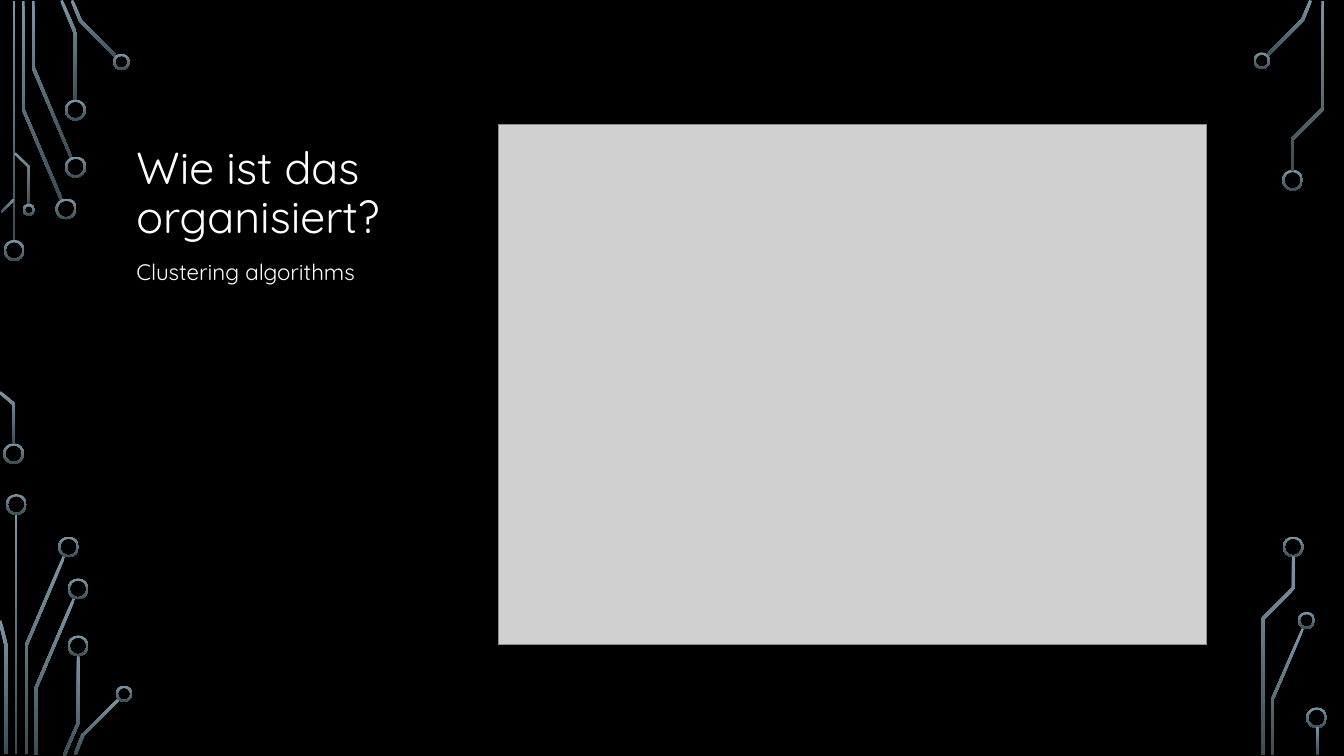
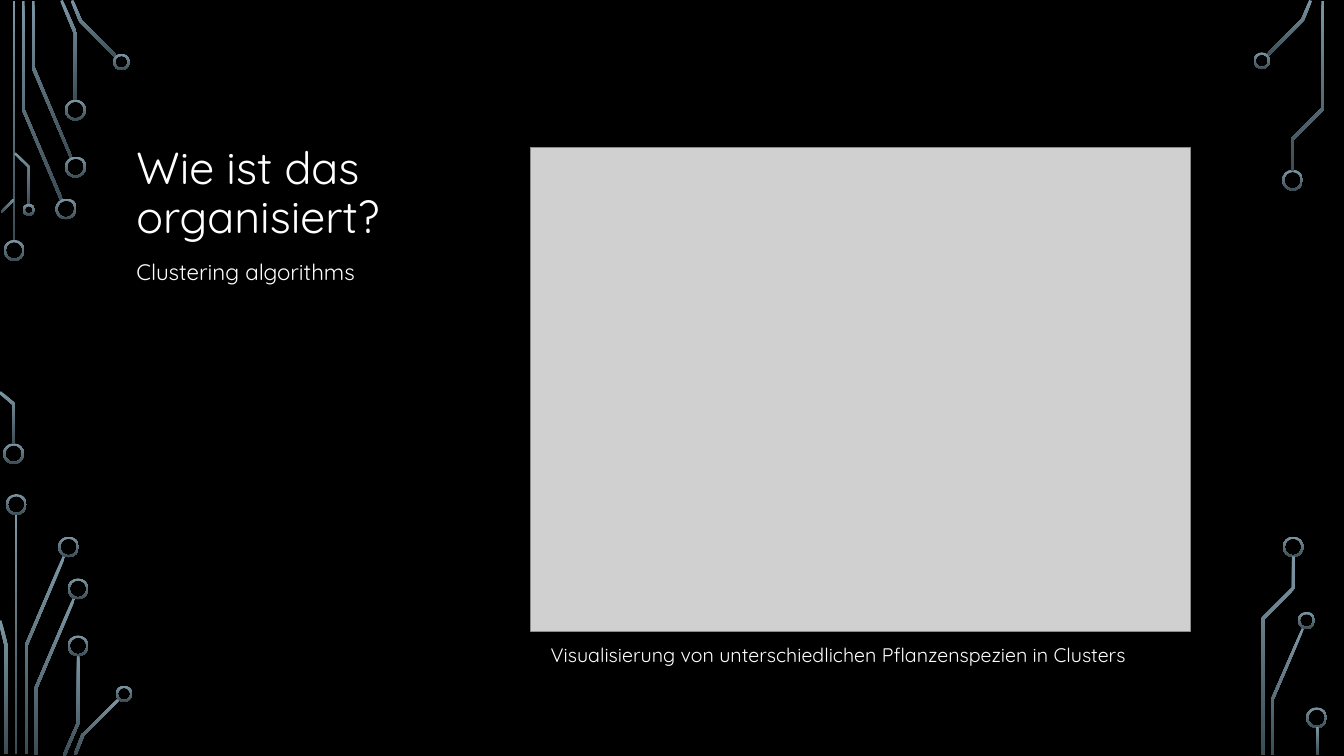
Before and after one commit to hacpro/introduction-machine-learning, a slide deck: slide 39 of presentation.pptx. Drawn at 1344x756 pixels with LibreOffice and Linux fonts; fonts in the diff are those of the drawing; grey boxes stand for pictures; background and template pictures are left out. Boxes give left, top, right and bottom in pixels: in the first picture for what was removed or moved away, otherwise in the second. Text is boxed around its words. In the diff, an @@ line names an element or a change of style, - is before the commit and + after.

```diff
--- a/presentation.pptx
+++ b/presentation.pptx
@@ picture: place and size @@
-picture at bbox=[498, 125, 1207, 645]
+picture at bbox=[531, 147, 1191, 631]
@@ text added at bbox=[551, 647, 1126, 666], 14 pt, text #FFFFFF @@
+Visualisierung von unterschiedlichen Pflanzenspezien in Clusters
```
Also in this commit, not shown: 4 other slides changed, 2 slides added, 7 other files.
